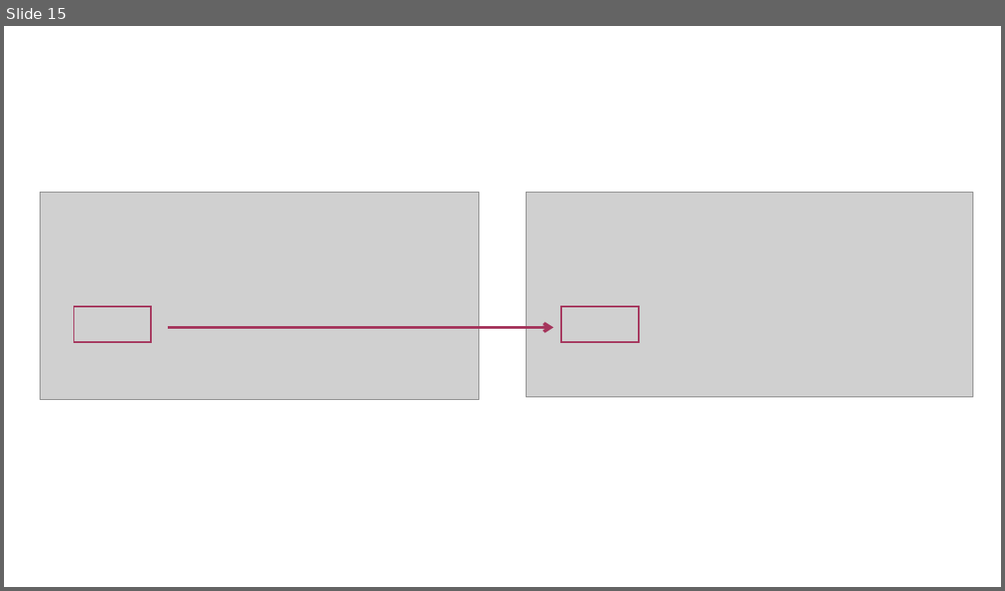
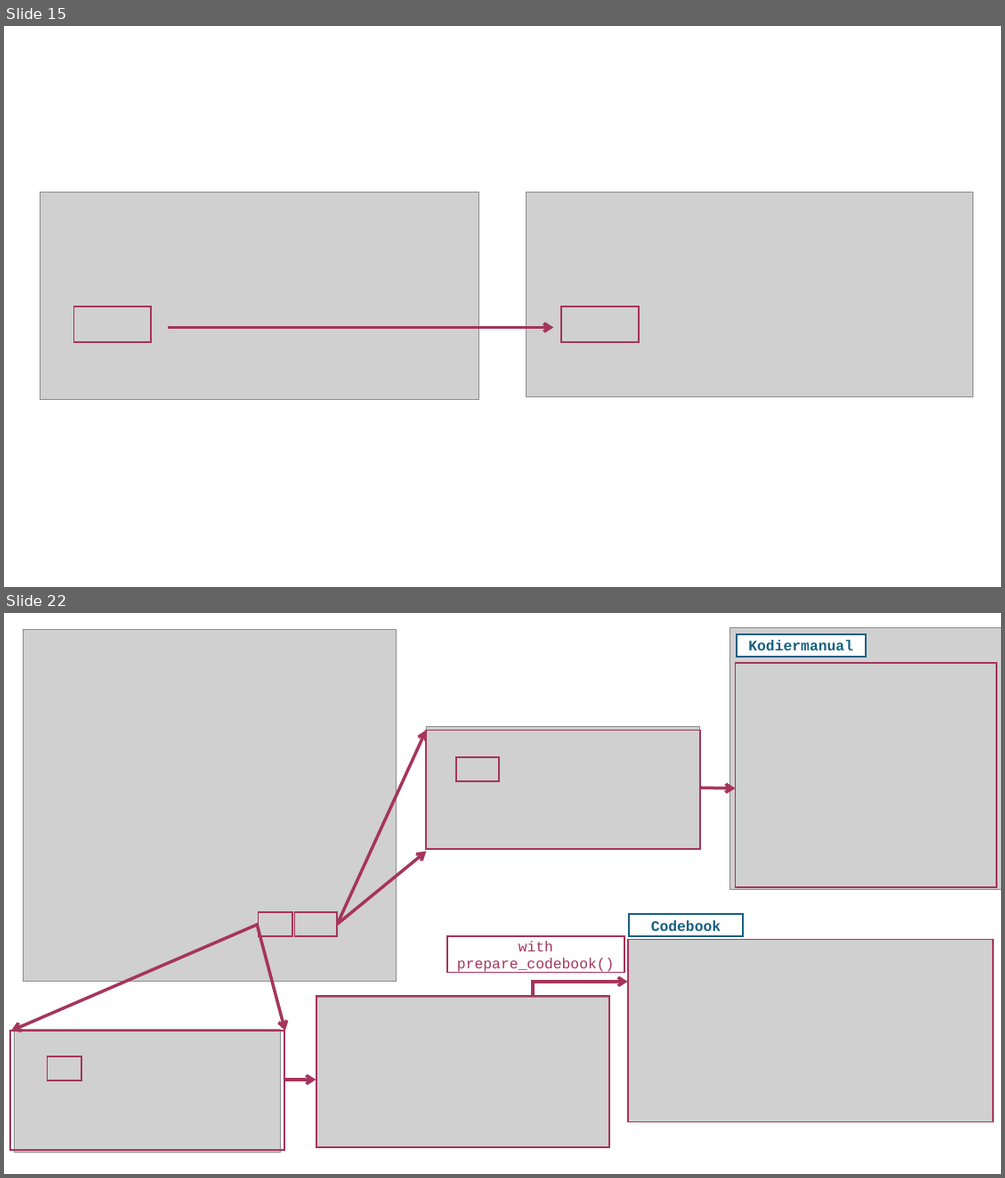
Before and after one commit to iqb-research/eatPrepTBA, a slide deck: vignettes/images/images.pptx. Shown one above the other, each under a label of ours: slide 15 before the commit, slides 15 and 22 after it; the slides between them are not shown. The pictures are 1005x591 and 1005x1178 pixels, drawn with LibreOffice and Linux fonts; fonts in the diff are those of the drawing; grey boxes stand for pictures. Boxes give left, top, right and bottom in pixels: in the first picture for what was removed or moved away, otherwise in the second. Text is boxed around its words. In the diff, an @@ line names an element or a change of style, - is before the commit and + after.

```diff
--- a/vignettes/images/images.pptx
+++ b/vignettes/images/images.pptx
@@ slide 22 added at (4,613,1001,1174), background #FFFFFF @@
@@ picture added at (24,629,396,981) @@
@@ picture added at (730,627,1001,889) @@
@@ rectangle added at (736,634,866,657), fill #FFFFFF, outline #156082 1.5 pt, 14 pt, text #156082, bold @@
+Kodiermanual
@@ rectangle added at (736,663,996,887), outline #A5355C 1.5 pt @@
@@ arrow added from (338, 925) to (427, 730), #A5355C 3 pt @@
@@ picture added at (427,727,700,850) @@
@@ rectangle added at (427,730,700,849), outline #A5355C 1.5 pt @@
@@ rectangle added at (456,757,499,781), outline #A5355C 1.5 pt @@
@@ arrow added from (700, 788) to (736, 788), #A5355C 3 pt @@
@@ arrow added from (338, 925) to (427, 852), #A5355C 3 pt @@
@@ arrow added from (259, 925) to (11, 1030), #A5355C 3 pt @@
@@ arrow added from (257, 925) to (285, 1030), #A5355C 3 pt @@
@@ rectangle added at (259,912,292,936), outline #A5355C 1.5 pt @@
@@ rectangle added at (295,912,338,936), outline #A5355C 1.5 pt @@
@@ rectangle added at (629,914,743,935), fill #FFFFFF, outline #156082 1.5 pt, 14 pt, text #156082, bold @@
+Codebook
@@ rectangle added at (446,936,624,972), fill #FFFFFF, outline #A5355C 1.5 pt, 14 pt, text #A5355C @@
+with prepare_codebook()
@@ rectangle added at (628,939,993,1121), outline #A5355C 1.5 pt @@
@@ picture added at (629,939,994,1121) @@
@@ arrow added from (533, 981) to (628, 981), #A5355C 3 pt @@
@@ line added from (533, 981) to (533, 997), #A5355C 3.25 pt @@
@@ picture added at (316,997,609,1147) @@
@@ rectangle added at (316,996,609,1147), outline #A5355C 1.5 pt @@
@@ rectangle added at (11,1030,284,1149), outline #A5355C 1.5 pt @@
@@ picture added at (14,1030,281,1152) @@
@@ rectangle added at (48,1056,81,1080), outline #A5355C 1.5 pt @@
@@ arrow added from (284, 1079) to (316, 1079), #A5355C 3 pt @@
```
Also in this commit, not shown: 6 other slides added, 13 other files.
